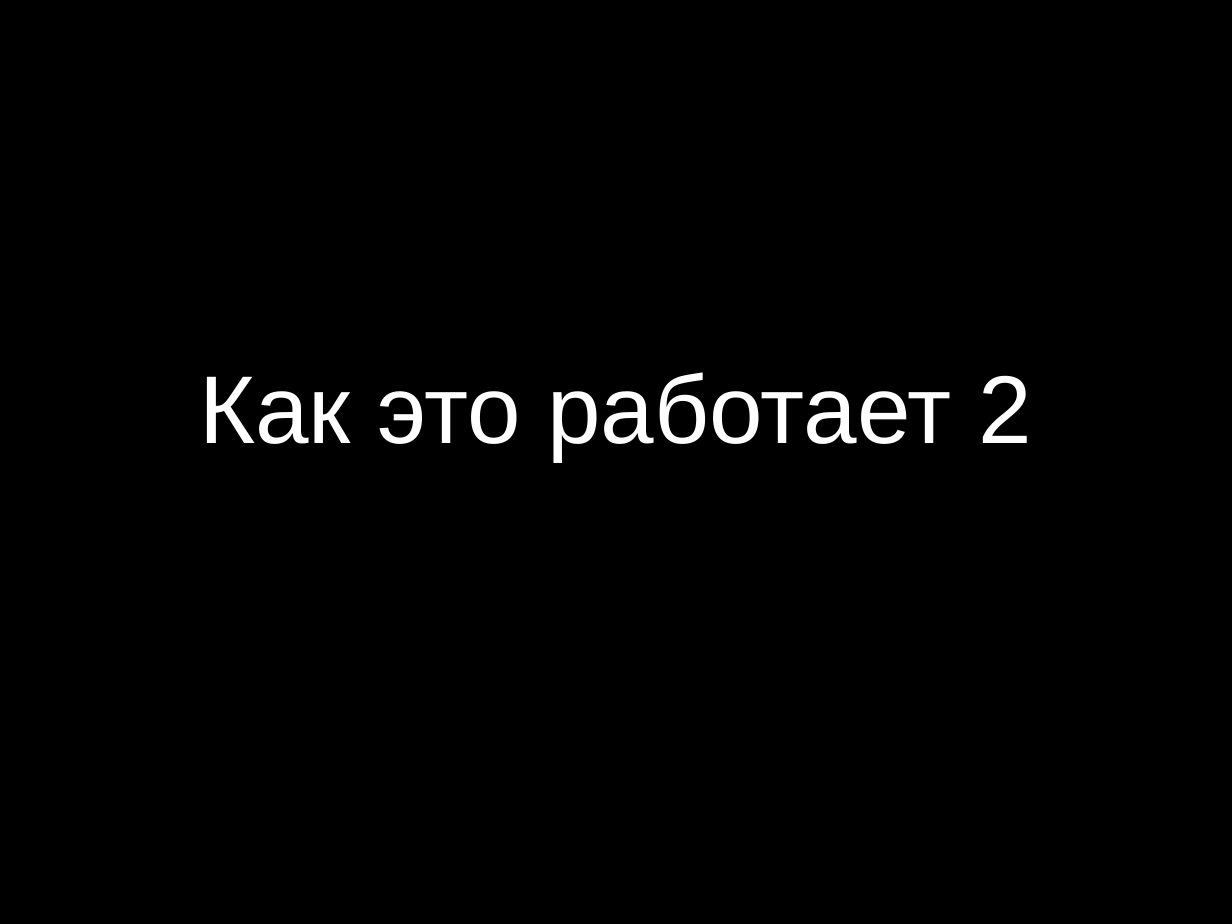
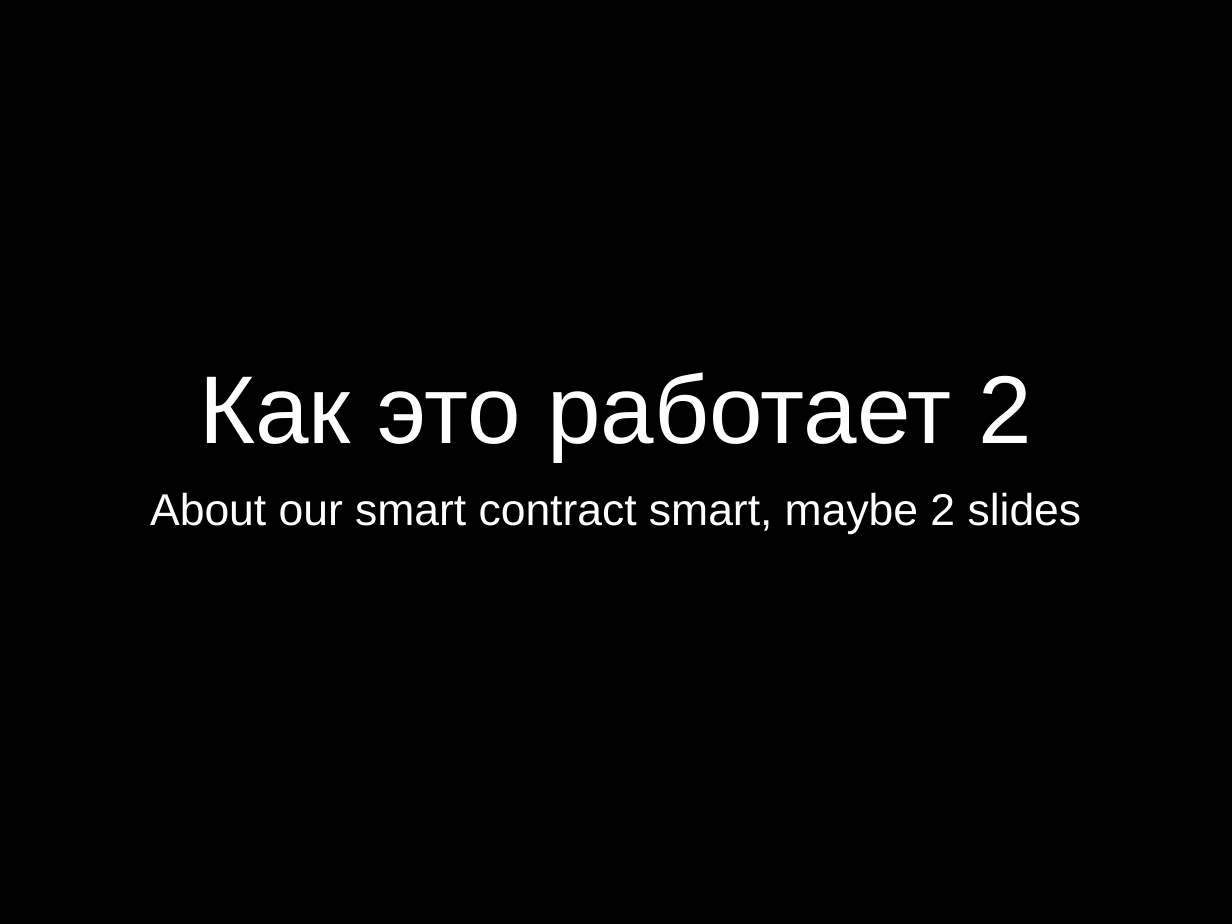
Before and after one commit to padap/hse_smart_contracts, a slide deck: slide 6 of presentation.pptx. Drawn at 1232x924 pixels with LibreOffice and Linux fonts; fonts in the diff are those of the drawing. Boxes give left, top, right and bottom in pixels: in the first picture for what was removed or moved away, otherwise in the second. Text is boxed around its words. In the diff, an @@ line names an element or a change of style, - is before the commit and + after.

```diff
--- a/presentation.pptx
+++ b/presentation.pptx
@@ subtitle added at <box>150,492,1082,534</box>, 37 pt, text #FFFFFF @@
+About our smart contract smart, maybe 2 slides
```
Also in this commit, not shown: 4 other slides changed, 2 slides added, 2 slides removed, 1 other file.
